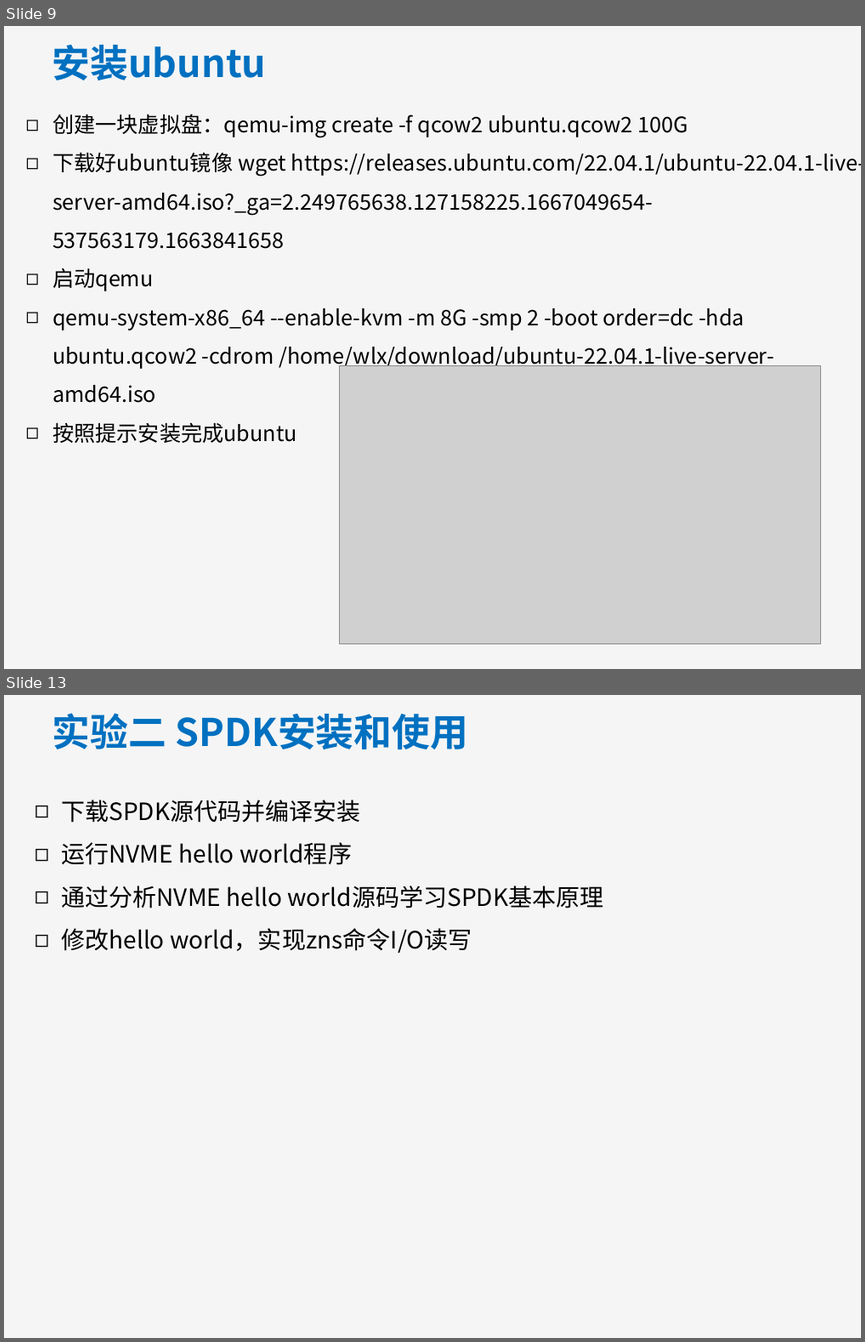
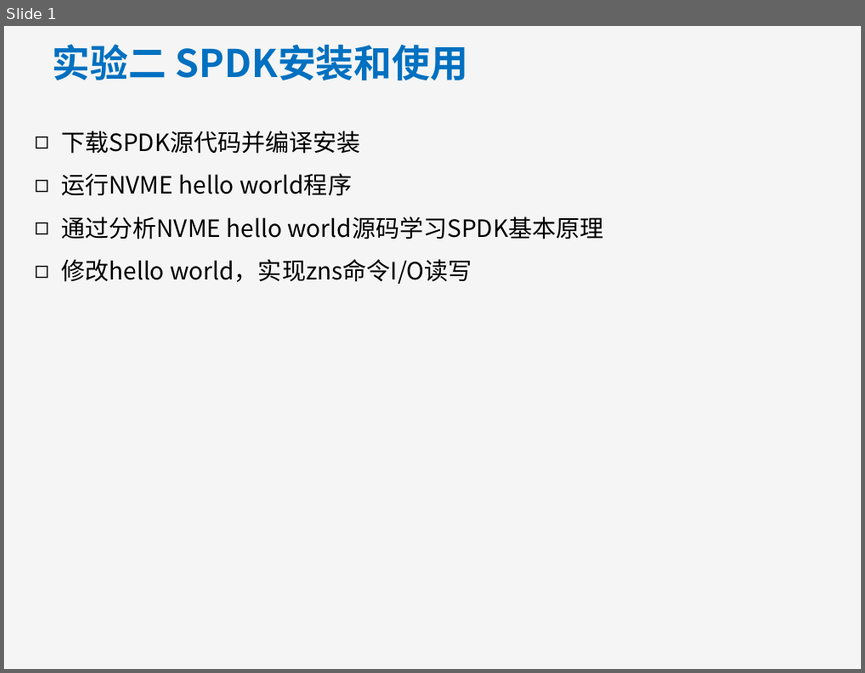
Before and after one commit to MiracleHYH/CS_Exp_ZNS, a slide deck: work/task2/计算机系统综合实验二.pptx. Shown one above the other, each under a label of ours: slides 9 and 13 before the commit, slide 1 after it; the slides between them are not shown. The pictures are 865x1342 and 865x673 pixels, drawn with LibreOffice and Linux fonts; fonts in the diff are those of the drawing; grey boxes stand for pictures; background and template pictures are left out. Boxes give left, top, right and bottom in pixels: in the first picture for what was removed or moved away, otherwise in the second. Text is boxed around its words. In the diff, an @@ line names an element or a change of style, - is before the commit and + after.

```diff
--- a/work/task2/计算机系统综合实验二.pptx
+++ b/work/task2/计算机系统综合实验二.pptx
@@ slide 9 removed at [4,26,861,669], background #F5F5F5 @@
@@ text removed at [52,45,267,80] @@
-安装ubuntu
@@ text removed at [52,114,861,442] @@
-◻ 创建一块虚拟盘：qemu-img create -f qcow2 ubuntu.qcow2 100G
-◻ 下载好ubuntu镜像 wget https://releases.ubuntu.com/22.04.1/ubuntu-22.04.1-live-server-amd64.iso?_ga=2.249765638.127158225.1667049654-537563179.1663841658
-◻ 启动qemu
-◻ qemu-system-x86_64 --enable-kvm -m 8G -smp 2 -boot order=dc -hda ubuntu.qcow2 -cdrom /home/wlx/download/ubuntu-22.04.1-live-server-amd64.iso
-◻ 按照提示安装完成ubuntu
@@ picture removed at [340,366,821,644] @@
@@ what was slide 13 is now slide 1 @@
```
Also in this commit, not shown: 11 other slides removed, 9 other files.
